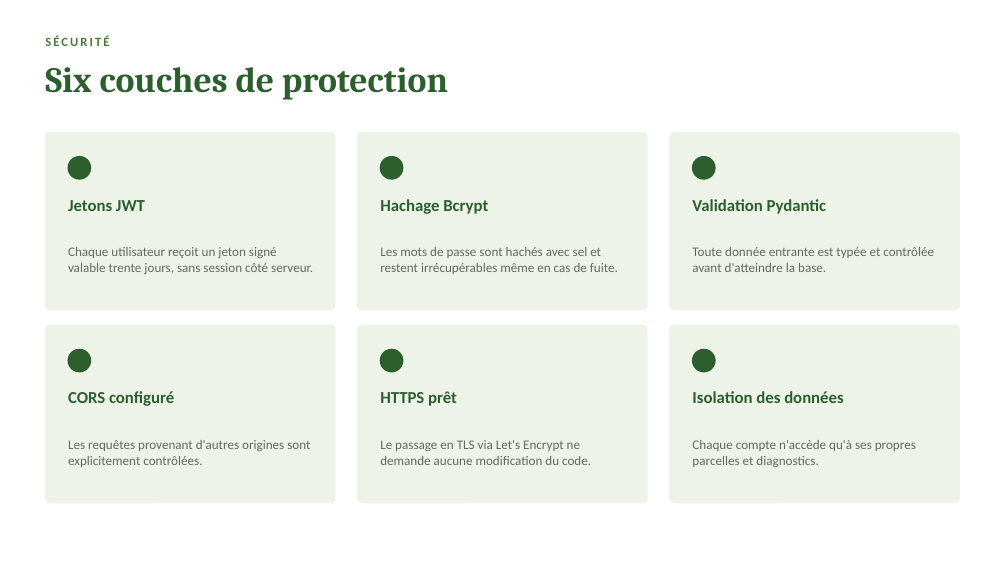
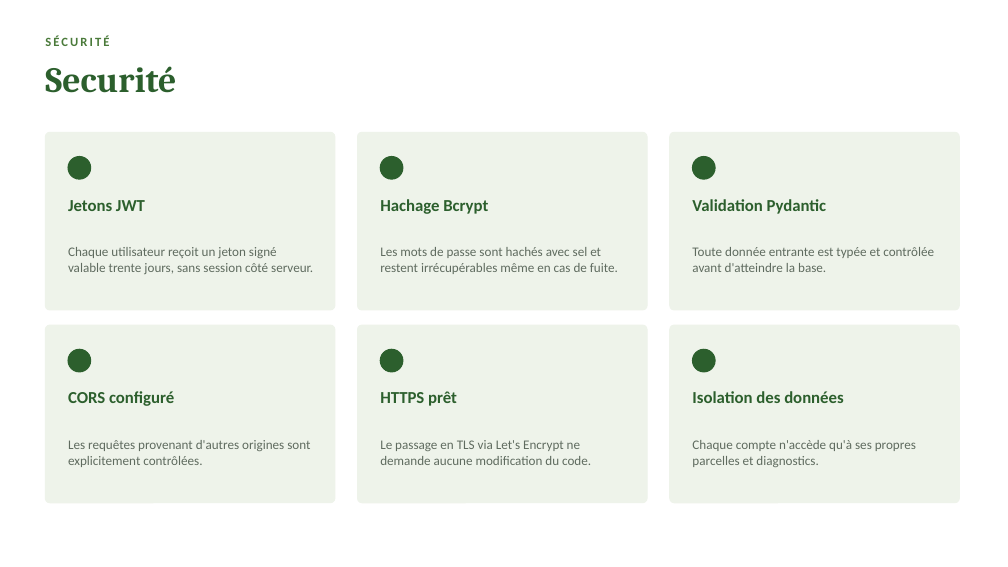
Before and after one commit to Antonito35/diagnositique-plante, a slide deck: slide 11 of SOUTENANCE.pptx. Drawn at 1008x567 pixels with LibreOffice and Linux fonts; fonts in the diff are those of the drawing. Boxes give left, top, right and bottom in pixels: in the first picture for what was removed or moved away, otherwise in the second. Text is boxed around its words. In the diff, an @@ line names an element or a change of style, - is before the commit and + after.

```diff
--- a/SOUTENANCE.pptx
+++ b/SOUTENANCE.pptx
@@ text at (45, 66, 176, 93): text changed @@
-Six couches de protection
+Securité
```
Also in this commit, not shown: 13 other slides changed, 1 slide added, 2 slides removed.
